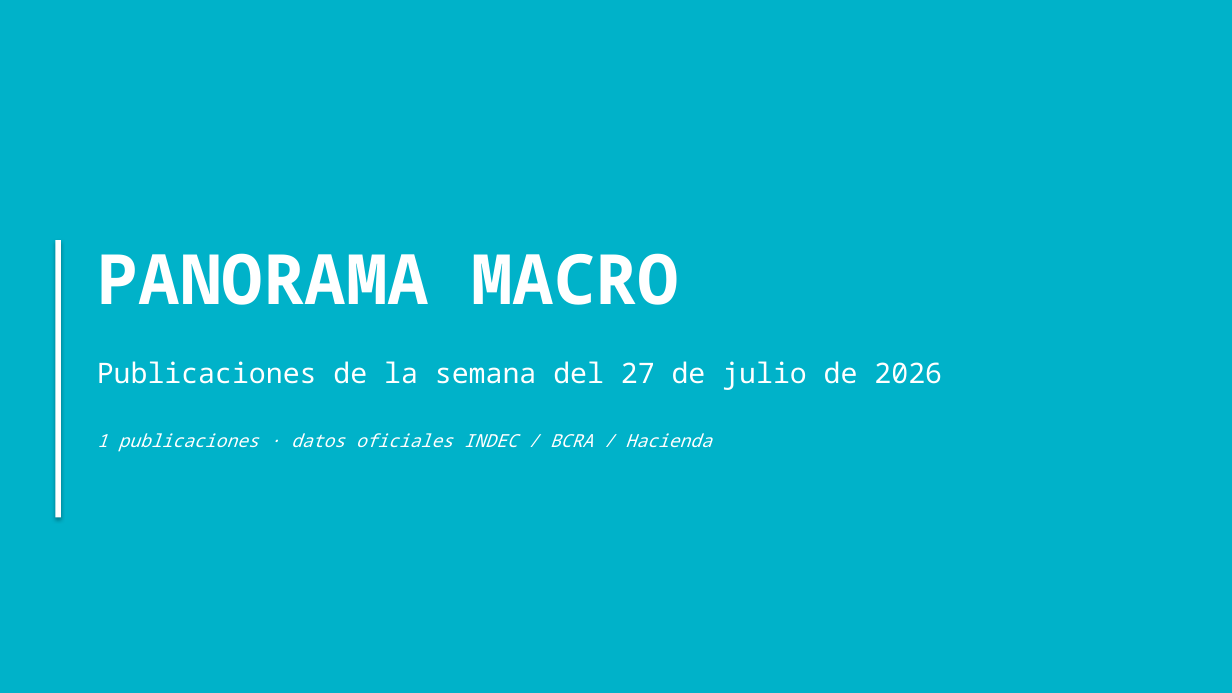
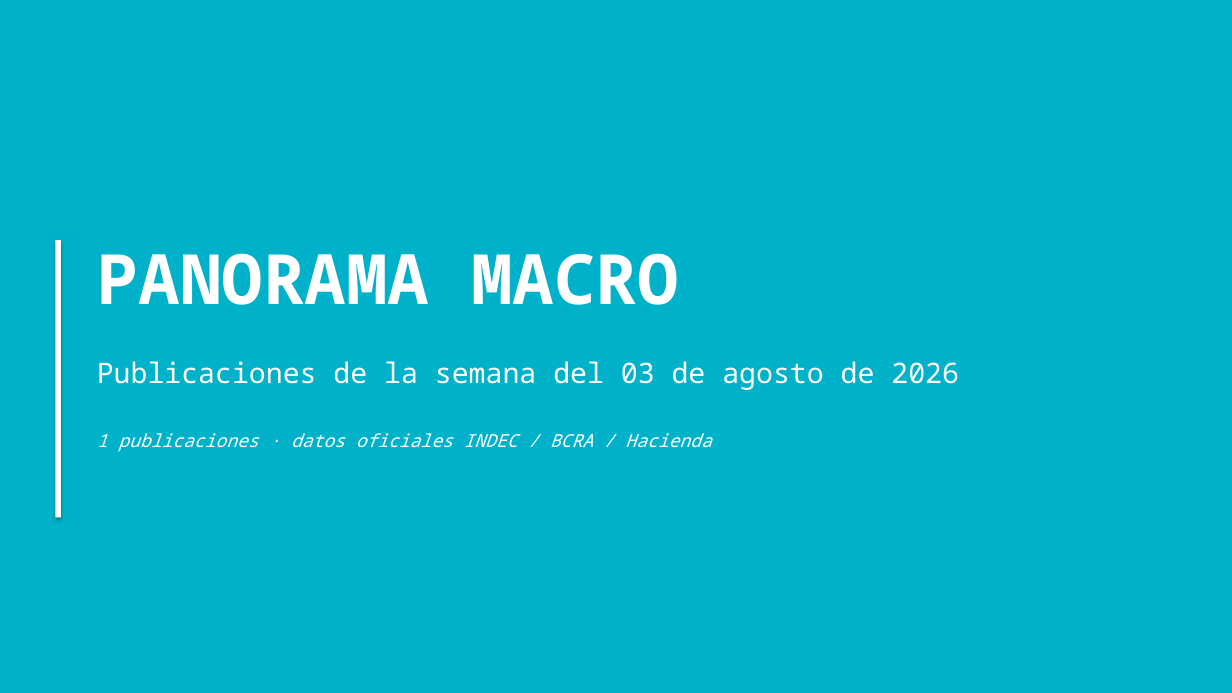
Before and after one commit to nwalovnik/boludos-ppt, a slide deck: slide 1 of publicaciones_semana.pptx. Drawn at 1232x693 pixels with LibreOffice and Linux fonts; fonts in the diff are those of the drawing. Boxes give left, top, right and bottom in pixels: in the first picture for what was removed or moved away, otherwise in the second. Text is boxed around its words. In the diff, an @@ line names an element or a change of style, - is before the commit and + after.

Commit message:
data: update 2026-08-07 ( data.json despidos.json scraper/historical_despidos.json publicaciones_semana.pptx rrii_brutas.xlsx)

```diff
--- a/publicaciones_semana.pptx
+++ b/publicaciones_semana.pptx
@@ text at (x1=97, y1=361, x2=959, y2=390): text changed @@
-Publicaciones de la semana del 27 de julio de 2026
+Publicaciones de la semana del 03 de agosto de 2026
```
Also in this commit, not shown: 1 other slide changed, 4 other files.
